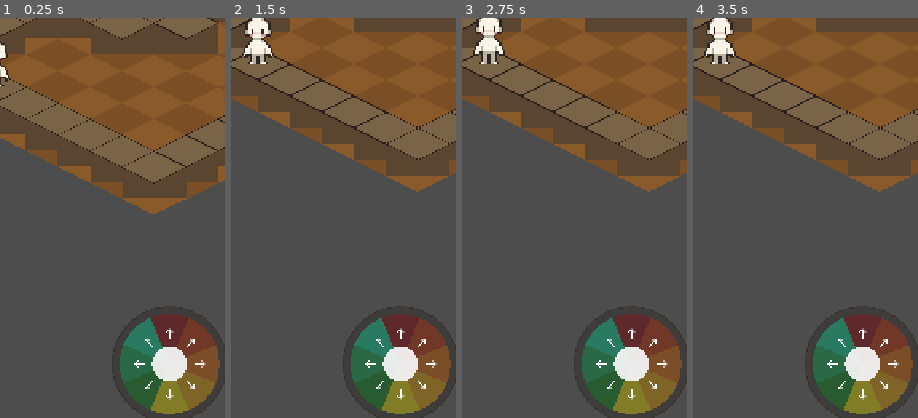
Above: before the commit, frames 1-4 (left to right).
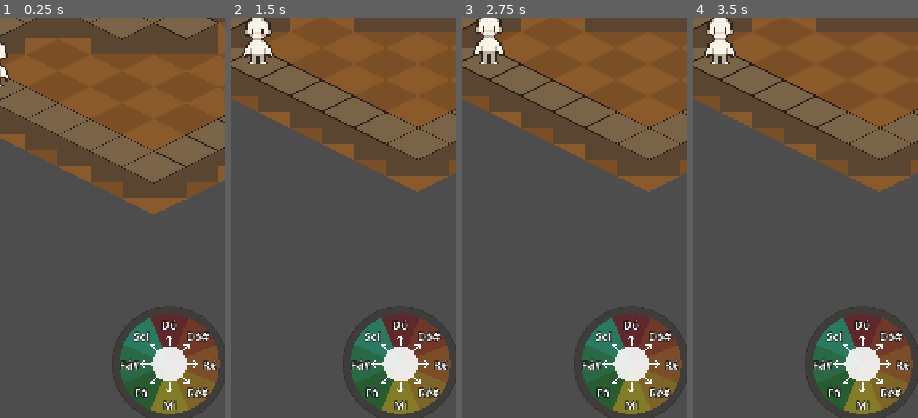
Above: after the commit, the same moments.

Repository: JDaniloC/BlindTuner
Game: Godot game, scene res://scenes/Playground.tscn
Same seed, same stepped clock (60 frames per second), same inputs: the game is played once before the commit and once after it.
Inputs:
- Up to frame 1 (0.25 s): no input
- Up to frame 2 (1.5 s): click "Começar" at 0.5 s; click "Começar" at 1.25 s
- Up to frame 3 (2.75 s): click "Curto" at 2 s
- Up to frame 4 (3.5 s): click "Pista 0 (tudo)" at 2.75 s
The pictures show only the part of the screen within x 44-94%, y 44-94%; the shares and areas given below are measured in that part.

The runs differ from the first frame. In frame 1, 1.6% of the frame differs, in the area x 53-97%, y 75-98%; in frame 2, 1.6%; in frame 3, 1.6%; in frame 4, 1.6%.

Commit message:
feat(godot): nome da nota nas fatias do joystick
O joystick era o único consumidor de cor que nunca lia shows_name(). Agora
segue a mesma regra dos outros modos: o ícone é afordância e fica sempre
visível (a seta diz o que a posição da fatia já dizia), o nome é identidade
e some conforme o nível de pista avança.

A seta recuou para o anel interno e o nome ocupa o externo, ambos plantados
em fração do raio para acompanharem o joystick se ele mudar de tamanho. O
texto vai de branco com contorno escuro: ele cai sobre fatia translúcida e,
mais além, sobre o cenário, e nenhuma cor chapada contrasta com os dois.

Co-Authored-By: Claude Sonnet 5 <noreply@anthropic.com>

Diff:
--- a/godot/scripts/DirectionJoystick.gd
+++ b/godot/scripts/DirectionJoystick.gd
@@ -14,11 +14,27 @@
 const SLICE_VERTICES := 16  # vértices ao longo do arco
 const NEUTRAL_SLICE := Color(0.55, 0.55, 0.58)  # usado quando a pista de cor some
 
+## Geometria interna da fatia, toda em fração do raio: seta no anel de dentro,
+## nome da nota no anel de fora. Frações em vez de pixels para o conteúdo
+## acompanhar o joystick se o raio mudar.
+const ICON_RADIUS_FRAC := 0.46      # centro da seta (era 0.6 fixo; recuou pra abrir espaço)
+const ICON_SIDE := 30.0
+const LABEL_RADIUS_FRAC := 0.80     # centro do nome, já fora da caixa da seta
+const LABEL_SIZE_FRAC := Vector2(0.50, 0.30)
+const LABEL_FONT_FRAC := 0.225      # ~18px com RADIUS=80
+const LABEL_COLOR := Color.WHITE
+## O nome cai sobre fatia colorida translúcida e, mais além, sobre o cenário:
+## nenhuma cor chapada contrasta com tudo isso. O contorno escuro resolve sem
+## depender de qual esquema de cor está ativo.
+const LABEL_OUTLINE_COLOR := Color(0.08, 0.07, 0.06, 0.95)
+const LABEL_OUTLINE_SIZE := 6
+
 var _dragging := false
 var _thumb_offset := Vector2.ZERO
 var _slice_polygons: Array[Polygon2D] = []
 var _slice_note_keys: Array[String] = []  # paralelo a _slice_polygons (8 entradas)
 var _slice_icons: Array[Control] = []     # paralelo a _slice_note_keys (8 entradas)
+var _slice_labels: Array[Label] = []      # paralelo a _slice_note_keys (8 entradas)
 var _active_slice_index: int = -1         # 0..7 (índice da fatia em _slice_polygons), ou -1
 var _flash_tween: Tween
 var _backdrop_disc: Polygon2D
@@ -35,6 +51,7 @@
 	CueSettings.cue_level_changed.connect(_on_cue_changed)
 	# Repinta na troca de esquema de cor, sem precisar reiniciar a fase.
 	ColorSchemeSettings.scheme_changed.connect(_on_scheme_changed)
+	_apply_cue()
 
 ## Disco + anel circulares atrás das fatias (substitui o antigo NinePatchRect).
 ## Adicionados primeiro em _slices_root, logo desenhados atrás das fatias.
@@ -74,23 +91,52 @@
 		_slice_note_keys.append(key)
 		idx += 1
 	_build_slice_icons()
-
-## Uma seta por fatia, posicionada no meio do arco (60% do raio), apontando
-## na direção que a nota daquela fatia representa.
+	# Depois dos ícones de propósito: em Node2D a ordem de filho é a ordem de
+	# desenho, e o nome precisa ficar por cima da seta se um dia encostarem.
+	_build_slice_labels()
+
+## Centro do conteúdo da fatia i, num raio dado em fração do raio do joystick.
+## 0° aponta pro Norte da tela (-y), igual a _build_slice_polygon.
+func _slice_anchor(slice_index: int, radius_frac: float) -> Vector2:
+	var rad := deg_to_rad(slice_index * SLICE_ANGLE_DEG)
+	return Vector2(sin(rad), -cos(rad)) * (RADIUS * radius_frac)
+
+## Uma seta por fatia, no anel interno, apontando na direção que a nota daquela
+## fatia representa.
 func _build_slice_icons() -> void:
 	var IconScript := load("res://scripts/ActionIcon.gd")
 	_slice_icons.clear()
 	for i in range(_slice_note_keys.size()):
 		var icon: Control = IconScript.new()
-		icon.custom_minimum_size = Vector2(30, 30)
-		icon.size = Vector2(30, 30)
-		var deg := i * SLICE_ANGLE_DEG
-		var rad := deg_to_rad(deg)
-		var center := Vector2(sin(rad), -cos(rad)) * (RADIUS * 0.6)
-		icon.position = center - icon.size * 0.5
+		icon.custom_minimum_size = Vector2(ICON_SIDE, ICON_SIDE)
+		icon.size = Vector2(ICON_SIDE, ICON_SIDE)
+		icon.position = _slice_anchor(i, ICON_RADIUS_FRAC) - icon.size * 0.5
 		_slices_root.add_child(icon)
 		icon.set_note(_slice_note_keys[i])
 		_slice_icons.append(icon)
+
+## Um rótulo por fatia, no anel externo. O texto em si é preenchido por
+## _apply_cue(): é identidade da nota, então segue o nível de pista. A seta não
+## segue -- ela é afordância e só repete o que a posição da fatia já dizia.
+func _build_slice_labels() -> void:
+	_slice_labels.clear()
+	var box := LABEL_SIZE_FRAC * RADIUS
+	for i in range(_slice_note_keys.size()):
+		var lbl := Label.new()
+		# O padrão de Label já é IGNORE, mas explícito aqui porque um rótulo que
+		# capture o ponteiro engole o arrasto do joystick inteiro.
+		lbl.mouse_filter = Control.MOUSE_FILTER_IGNORE
+		lbl.horizontal_alignment = HORIZONTAL_ALIGNMENT_CENTER
+		lbl.vertical_alignment = VERTICAL_ALIGNMENT_CENTER
+		lbl.custom_minimum_size = box
+		lbl.size = box
+		lbl.position = _slice_anchor(i, LABEL_RADIUS_FRAC) - box * 0.5
+		lbl.add_theme_font_size_override("font_size", int(RADIUS * LABEL_FONT_FRAC))
+		lbl.add_theme_color_override("font_color", LABEL_COLOR)
+		lbl.add_theme_color_override("font_outline_color", LABEL_OUTLINE_COLOR)
+		lbl.add_theme_constant_override("outline_size", LABEL_OUTLINE_SIZE)
+		_slices_root.add_child(lbl)
+		_slice_labels.append(lbl)
 
 func slice_display_color(note_key: String) -> Color:
 	if CueSettings.shows_color():
@@ -98,13 +144,21 @@
 	return NEUTRAL_SLICE
 
 func _on_scheme_changed(_id: String) -> void:
-	_on_cue_changed(0)
+	_apply_cue()
 
 func _on_cue_changed(_level: int) -> void:
+	_apply_cue()
+
+## Aplica o nível de pista na fatia inteira: cor no polígono, nome no rótulo.
+## Cor e nome são pistas diferentes e somem em níveis diferentes -- shows_color()
+## aguenta até o nível 2, shows_name() só o nível 0.
+func _apply_cue() -> void:
+	var show_name := CueSettings.shows_name()
 	for i in range(_slice_polygons.size()):
 		var c := slice_display_color(_slice_note_keys[i])
 		c.a = _slice_polygons[i].color.a  # preserva alpha atual (gerido por _refresh_slice_alphas)
 		_slice_polygons[i].color = c
+		_slice_labels[i].text = NoteMapping.label_for(_slice_note_keys[i]) if show_name else ""
 
 func _build_slice_polygon(slice_index: int) -> PackedVector2Array:
 	var points: Array[Vector2] = [Vector2.ZERO]
--- a/godot/tests/test_direction_joystick.gd
+++ b/godot/tests/test_direction_joystick.gd
@@ -9,9 +9,13 @@
 
 func before_each():
 	ColorSchemeSettings.reset_to_defaults()
+	CueSettings.set_level(0)
 
 func after_each():
 	ColorSchemeSettings.reset_to_defaults()
+	# CueSettings é autoload e não se reseta sozinho: sem isto, um teste que sobe
+	# o nível de pista vaza para os seguintes (deste arquivo e dos próximos).
+	CueSettings.set_level(0)
 
 func test_vector_to_note_snaps_to_north():
 	# No Godot 2D, Y aponta pra baixo. "Norte" no joystick = thumb pra cima = y negativo.
@@ -133,6 +137,95 @@
 		"fatia da C4 (norte do joystick) deveria exibir a seta north")
 	assert_eq(j._slice_icons[e4_index]._texture.resource_path, "res://assets/ui/icons/south.svg",
 		"fatia da E4 (sul do joystick, oposta à C4) deveria exibir a seta south")
+
+func test_each_slice_has_a_note_label():
+	var j = _make_joystick()
+	assert_eq(j._slice_labels.size(), 8, "um rótulo por fatia de movimento")
+
+func test_labels_show_note_names_at_cue_level_zero():
+	CueSettings.set_level(0)
+	var j = _make_joystick()
+	for i in range(j._slice_labels.size()):
+		assert_eq(j._slice_labels[i].text, NoteMapping.label_for(j._slice_note_keys[i]))
+
+func test_labels_are_empty_when_cue_hides_names():
+	CueSettings.set_level(0)
+	var j = _make_joystick()
+	CueSettings.set_level(3)  # sinal dispara com o joystick já vivo
+	for lbl in j._slice_labels:
+		assert_eq(lbl.text, "", "o nome é identidade e some nos níveis avançados")
+
+func test_labels_are_empty_when_built_with_names_already_hidden():
+	# Complemento do teste acima: lá o nível muda com o joystick vivo (caminho do
+	# sinal); aqui ele já está alto quando o joystick nasce (caminho do _ready).
+	CueSettings.set_level(3)
+	var j = _make_joystick()
+	for lbl in j._slice_labels:
+		assert_eq(lbl.text, "")
+
+func test_icons_stay_visible_even_when_names_are_hidden():
+	# Ícone é afordância, não identidade: a seta diz a mesma coisa que a
+	# posição da fatia já dizia, então não revela nada e fica sempre.
+	CueSettings.set_level(3)
+	var j = _make_joystick()
+	for icon in j._slice_icons:
+		assert_not_null(icon._texture)
+
+func test_labels_do_not_steal_the_drag():
+	var j = _make_joystick()
+	for lbl in j._slice_labels:
+		assert_eq(lbl.mouse_filter, Control.MOUSE_FILTER_IGNORE)
+
+func test_labels_draw_on_top_of_the_icons():
+	# Em Node2D a ordem de filho é a ordem de desenho: o rótulo precisa entrar
+	# depois do ícone, senão a seta cobre o nome.
+	var j = _make_joystick()
+	for i in range(8):
+		assert_gt(j._slice_labels[i].get_index(), j._slice_icons[i].get_index(),
+			"rótulo da fatia %d desenha antes do ícone" % i)
+
+func test_label_sits_outside_the_icon_box():
+	# Regressão de leitura: plantado no mesmo raio do ícone, o nome sairia por
+	# cima da seta. O rótulo mora num anel mais externo que a caixa do ícone.
+	var j = _make_joystick()
+	for i in range(8):
+		var lbl: Label = j._slice_labels[i]
+		var icon: Control = j._slice_icons[i]
+		var raio_do_rotulo := (lbl.position + lbl.size * 0.5).length()
+		var raio_do_icone := (icon.position + icon.size * 0.5).length()
+		assert_gt(raio_do_rotulo, raio_do_icone + icon.size.y * 0.5,
+			"o nome da fatia %d cai dentro da caixa da seta" % i)
+
+func test_labels_stay_inside_the_joystick_disc():
+	# Fora do disco o nome fica sobre o cenário e some. Mede a borda externa do
+	# rótulo no sentido radial, que é onde o disco realmente corta.
+	var j = _make_joystick()
+	for i in range(8):
+		var lbl: Label = j._slice_labels[i]
+		var raio := (lbl.position + lbl.size * 0.5).length()
+		assert_lte(raio + lbl.size.y * 0.5, j.RADIUS + j.BACKDROP_OVERHANG,
+			"o nome da fatia %d vaza do disco do joystick" % i)
+
+func test_labels_do_not_bleed_into_the_neighbouring_slice():
+	# A fatia é uma cunha: quanto mais longe do centro, mais larga. O rótulo
+	# precisa caber na largura da cunha no raio em que foi plantado, senão o
+	# nome de uma direção invade a fatia da direção vizinha.
+	var j = _make_joystick()
+	for i in range(8):
+		var lbl: Label = j._slice_labels[i]
+		var raio := (lbl.position + lbl.size * 0.5).length()
+		var meia_largura_da_fatia: float = raio * tan(deg_to_rad(j.SLICE_ANGLE_DEG * 0.5))
+		assert_lte(lbl.size.x * 0.5, meia_largura_da_fatia,
+			"o nome da fatia %d encosta na fatia vizinha" % i)
+
+func test_labels_repaint_when_scheme_changes():
+	# O texto some/volta pelo mesmo caminho que repinta as fatias; trocar o
+	# esquema não pode zerar o nome de tabela.
+	CueSettings.set_level(0)
+	var j = _make_joystick()
+	ColorSchemeSettings.set_scheme("alto_contraste")
+	for i in range(j._slice_labels.size()):
+		assert_eq(j._slice_labels[i].text, NoteMapping.label_for(j._slice_note_keys[i]))
 
 func test_slices_repaint_when_scheme_changes():
 	# A versão anterior lia slice_display_color(), que é função PURA (consulta o
